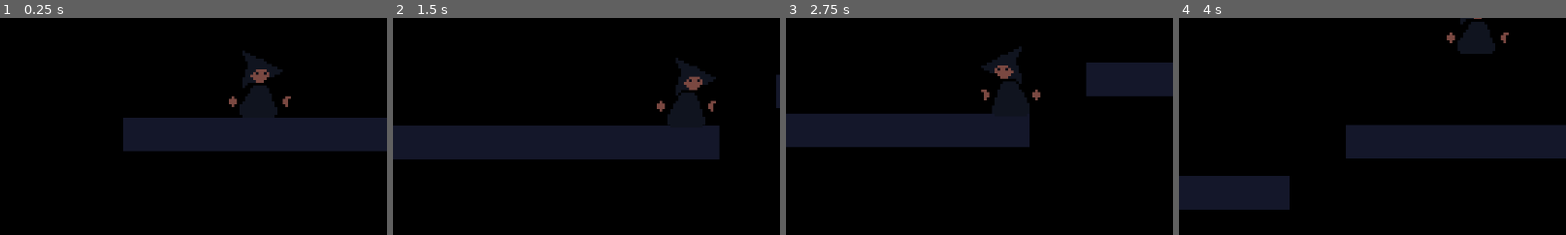
Above: before the commit, frames 1-4 (left to right).
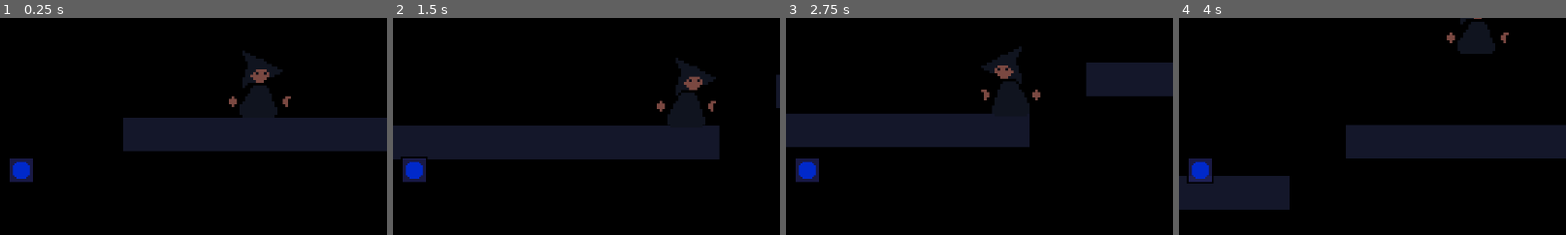
Above: after the commit, the same moments.

Repository: AthertonRoamer/Newton
Game: Godot game, scene res://test_world/test_world.tscn
Two runs of this game, one before a commit and one after it. Both use one fixed random seed, a clock stepped at 60 frames per second and the inputs below. This scene is started directly instead of the project's main scene.
Inputs:
- Up to frame 1 (0.25 s): no input
- Up to frame 2 (1.5 s): hold Shift (player_sprint) 0.53-1.28 s; hold D (player_right) from 0.53 s (still down); tap W (player_jump) at 0.77 s; tap Shift (player_sprint) at 1.35 s
- Up to frame 3 (2.75 s): tap W (player_jump) at 1.52 s; release D (player_right) at 2.03 s; hold A (player_left) from 2.03 s (still down); hold Shift (player_sprint) from 2.03 s (still down)
- Up to frame 4 (4 s): release A (player_left) at 2.78 s; release Shift (player_sprint) at 2.78 s; hold D (player_right) from 2.78 s (still down); tap Shift (player_sprint) at 2.85 s; tap W (player_jump) at 3.02, 3.77 s; hold Shift (player_sprint) from 3.53 s (still down)
The pictures show only the part of the screen within x 17-67%, y 41-91%; the shares and areas given below are measured in that part.

The runs differ from the first frame. In frame 1, 0.6% of the frame differs, in the area x 2-9%, y 64-76%; in frame 2, 0.7%, in the area x 2-9%, y 63-76%; in frame 3, 0.6%; in frame 4, 0.7%.

Commit message:
Meager adjustments

Diff:
--- a/Newton/hud/spell_display_manager/spell_display_manager.gd
+++ b/Newton/hud/spell_display_manager/spell_display_manager.gd
@@ -7,7 +7,7 @@
 
 
 func add_spell(spell : Spell) -> void:
-	print(str(spell.menu_data)) #removing this comment breaks the game
+	var _useless_variable = spell.menu_data #removing this line breaks the game
 	spells.append(spell)
 	var new_display : SpellDisplay = spell_display_scene.instantiate()
 	new_display.spell = spell
--- a/Newton/player/player.gd
+++ b/Newton/player/player.gd
@@ -37,7 +37,7 @@
 
 func _ready() -> void:
 	reset()
-	#equip_spell(preload("res://player/spells/test_spell/test_spell.tscn"))
+	equip_spell(preload("res://player/spells/test_spell/test_spell.tscn"))
 
 
 func take_damage(damage : int) -> void:
@@ -57,7 +57,7 @@
 	update_player_visuals()
 
 	if position.y > death_altitude:
-		take_damage(max_health)
+		health = 0
 
 
 
@@ -105,20 +105,15 @@
 	move_and_slide()
 
 
-	if position.y > death_altitude:
-		health = 0
+func equip_spell(spell_scene : PackedScene) -> void:
+	var spell : Spell = spell_scene.instantiate()
+	for equiped_spell in spell_manager.get_children():
+		if equiped_spell.id == spell.id:
+			push_warning("Trying to equip spell that is already equipped")
+			return
+	Hud.spell_display_manager.add_spell(spell)
+	spell_manager.add_child(spell)
 
-
-
-
-#func equip_spell(spell_scene : PackedScene) -> void:
-	#var spell : Spell = spell_scene.instantiate()
-	#for equiped_spell in spell_manager.get_children():
-		#if equiped_spell.id == spell.id:
-			#push_warning("Trying to equip spell that is already equipped")
-			#return
-	#Hud.spell_display_manager.add_spell(spell)
-	#spell_manager.add_child(spell)
 
 func update_player_visuals():
 	flip_player()
@@ -126,10 +121,11 @@
 
 
 func flip_player():
-	if velocity.x < 0:
-		player_sprite.flip_h = true
-	elif velocity.x > 0:
-		player_sprite.flip_h = false
+	match direction:
+		Vector2.RIGHT:
+			player_sprite.flip_h = false
+		Vector2.LEFT:
+			player_sprite.flip_h = true
 
 
 func player_animations():
@@ -137,6 +133,6 @@
 		if walking:
 			anim_p.play("walk")
 		else:
-			anim_p.play("idle",0.3)
+			anim_p.play("idle", 0.3)
 	else:
 			anim_p.play("jump",1.5)
--- a/Newton/player/player.tscn
+++ b/Newton/player/player.tscn
@@ -7,6 +7,21 @@
 [sub_resource type="CapsuleShape2D" id="CapsuleShape2D_2v0p5"]
 radius = 11.0
 height = 44.0
+
+[sub_resource type="Animation" id="Animation_hmqwr"]
+length = 0.001
+tracks/0/type = "value"
+tracks/0/imported = false
+tracks/0/enabled = true
+tracks/0/path = NodePath("Sprite2D:frame")
+tracks/0/interp = 1
+tracks/0/loop_wrap = true
+tracks/0/keys = {
+"times": PackedFloat32Array(0),
+"transitions": PackedFloat32Array(1),
+"update": 1,
+"values": [0]
+}
 
 [sub_resource type="Animation" id="Animation_xp5i7"]
 resource_name = "idle"
@@ -25,8 +40,9 @@
 "values": [0, 1, 2, 3, 4, 5]
 }
 
-[sub_resource type="Animation" id="Animation_hmqwr"]
-length = 0.001
+[sub_resource type="Animation" id="Animation_roiha"]
+resource_name = "jump"
+length = 0.4
 tracks/0/type = "value"
 tracks/0/imported = false
 tracks/0/enabled = true
@@ -34,10 +50,10 @@
 tracks/0/interp = 1
 tracks/0/loop_wrap = true
 tracks/0/keys = {
-"times": PackedFloat32Array(0),
-"transitions": PackedFloat32Array(1),
+"times": PackedFloat32Array(0, 0.1, 0.2, 0.3),
+"transitions": PackedFloat32Array(1, 1, 1, 1),
 "update": 1,
-"values": [0]
+"values": [5, 6, 7, 8]
 }
 
 [sub_resource type="Animation" id="Animation_qynu2"]
@@ -57,22 +73,6 @@
 "values": [9, 10, 11, 12, 13, 14, 15, 16]
 }
 
-[sub_resource type="Animation" id="Animation_roiha"]
-resource_name = "jump"
-length = 0.4
-tracks/0/type = "value"
-tracks/0/imported = false
-tracks/0/enabled = true
-tracks/0/path = NodePath("Sprite2D:frame")
-tracks/0/interp = 1
-tracks/0/loop_wrap = true
-tracks/0/keys = {
-"times": PackedFloat32Array(0, 0.1, 0.2, 0.3),
-"transitions": PackedFloat32Array(1, 1, 1, 1),
-"update": 1,
-"values": [5, 6, 7, 8]
-}
-
 [sub_resource type="AnimationLibrary" id="AnimationLibrary_hnese"]
 _data = {
 "RESET": SubResource("Animation_hmqwr"),
@@ -81,18 +81,17 @@
 "walk": SubResource("Animation_qynu2")
 }
 
-[node name="Player" type="CharacterBody2D" groups=["damageable", "knockable"]]
+[node name="Player" type="CharacterBody2D" node_paths=PackedStringArray("spell_manager") groups=["damageable", "knockable"]]
 scale = Vector2(2, 2)
 script = ExtResource("1_q0i30")
+spell_manager = NodePath("SpellManager")
 
 [node name="Sprite2D" type="Sprite2D" parent="."]
-
 texture_filter = 1
 scale = Vector2(2, 2)
 texture = ExtResource("2_pjwf2")
 hframes = 8
 vframes = 3
-
 
 [node name="CollisionShape2D" type="CollisionShape2D" parent="."]
 visible = false
